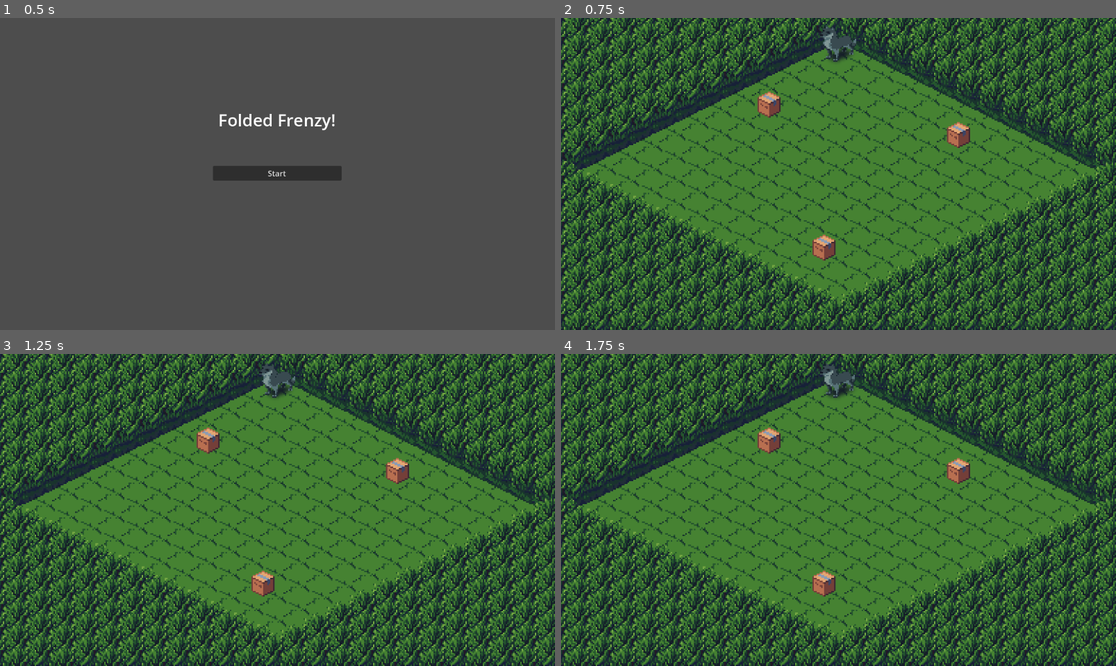
Above: before the commit, frames 1-4 (two rows, left to right).
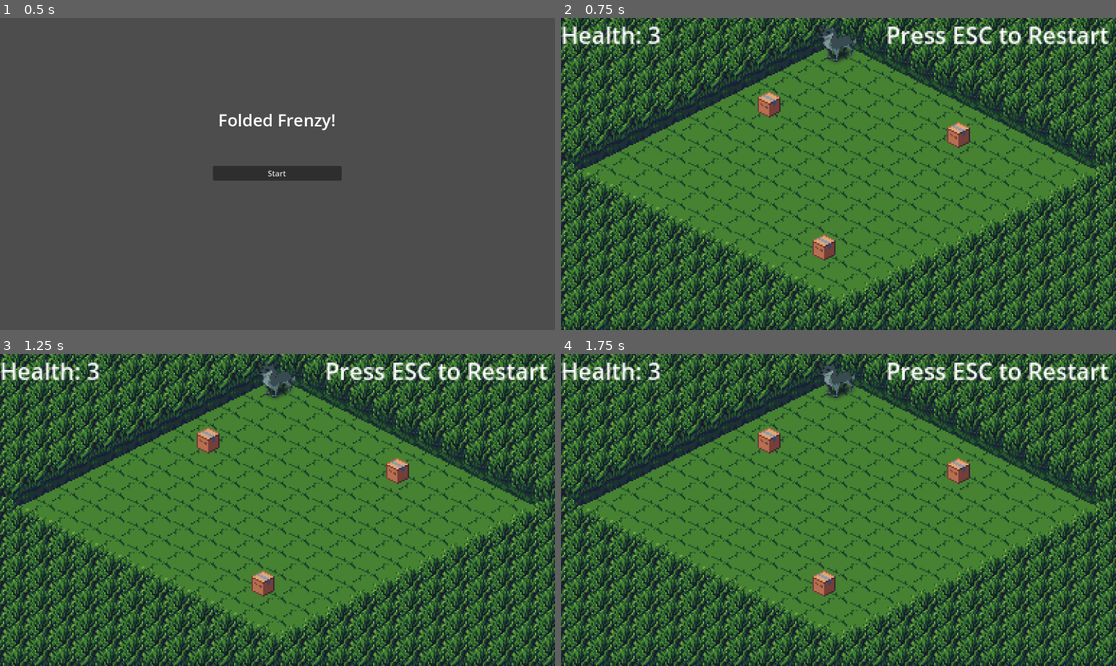
Above: after the commit, the same moments.

Repository: emilykrohn/FoldedFrenzy
Game: Godot game, scene res://Scenes/MainMenu/main_menu.tscn
Same seed, same stepped clock (60 frames per second), same inputs: the game is played once before the commit and once after it.
Inputs (mouse positions are in pixels of both pictures, inside the frame that each line leads up to):
- Up to frame 1 (0.5 s): no input
- Up to frame 2 (0.75 s): click "Start" at 0.5 s
- Up to frame 3 (1.25 s): no input
- Up to frame 4 (1.75 s): move the mouse to (960, 494) at 1.27 s; hold Right (ui_right) from 1.28 s (still down); click (960, 494) at 1.42 s; tap Space at 1.52 s

Frame 1 is identical in both runs. In frame 2, 1.6% of the frame differs, in the area x 0-99%, y 2-9%; in frame 3, 1.6%; in frame 4, 1.6%.

Commit message:
Add ui text tell how to restart game

Diff:
--- a/Scenes/Game/main.tscn
+++ b/Scenes/Game/main.tscn
@@ -662,6 +662,7 @@
 position = Vector2(-10, 143)
 
 [node name="Control2" type="Control" parent="."]
+z_index = 1
 layout_mode = 3
 anchors_preset = 0
 offset_left = -192.0
@@ -670,10 +671,18 @@
 offset_bottom = 200.0
 
 [node name="Label" type="Label" parent="Control2"]
+z_index = 1
 layout_mode = 1
 offset_right = 40.0
 offset_bottom = 23.0
 text = "Health: 3"
+
+[node name="Label2" type="Label" parent="Control2"]
+layout_mode = 0
+offset_left = 225.0
+offset_right = 380.0
+offset_bottom = 26.0
+text = "Press ESC to Restart"
 
 [node name="Control" type="Control" parent="."]
 visible = false
